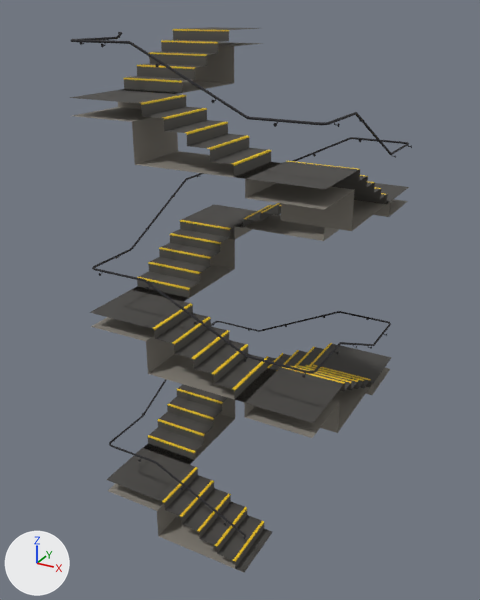
The glTF model assets/models/props/spiral_stair.glb: old version first, new version second.
The view is the same before and after, from a camera (50 mm lens) standing at (-34.67, -3.71, 0.39) and looking at (-40.69, 7.24, -5.08). The lights are fixed; the arrows at lower left show +X, +Y and +Z. The first picture is the older version. Vertices at exactly the same position are counted once.

The first picture shows 'spiral_stair'.
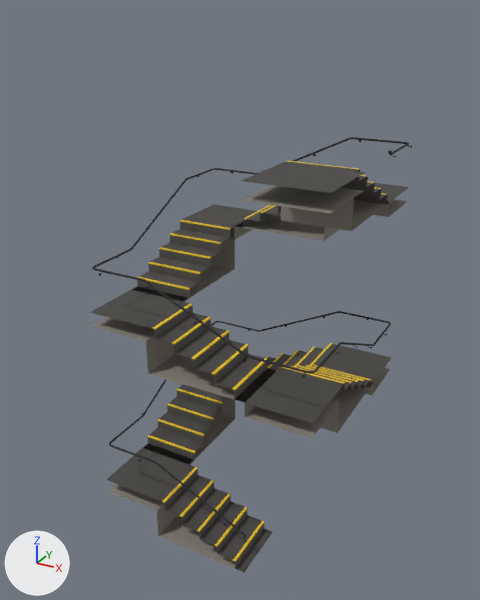
The newer file is also turned or shifted as a whole; pictures and numbers use the older file's frame.

Pixel boxes [x1, y1, x2, y2] of what changed, in the pictures (480 x 600 px):
'spiral_stair', reshaped (20% shorter): before [70, 27, 412, 572]; after [90, 137, 412, 572]
part 1 of me_spiral_stair, deleted: before [70, 27, 381, 198]
part 2 of me_spiral_stair, cut back: before [70, 29, 392, 209]; after [241, 151, 392, 213]

Edits to the bpy script that builds the scene:
```text
Change me_spiral_stair:
    used by ob_spiral_stair; location = (0.0, 0.0, 0.0)
    remove me_spiral_stair.from_pydata(...)  # 3759 vertices, 5854 faces; spans x -42.86..-38.14, y 5.14..9.86, z -10.0..0.0
    add me_spiral_stair.from_pydata(...)  # 2967 vertices, 4616 faces; spans x -42.86..-37.99, y 4.99..9.86, z -10.0..-2.0
    me_spiral_stair part 1: 34 loose pieces with 370 vertices, spanning x -42.86..-38.15, y 5.14..9.86, z -2.3..0.0, are deleted
    me_spiral_stair part 2: 51 vertices moved from x -38.24..-38.14, y 5.14..6.48, z -2.3..-1.08 to x -38.24..-37.99, y 4.99..8.43, z -2.3..-2.0; 437 vertices removed from x -42.85..-38.14, y 5.14..8.55, z -2.3..0.0; 15 vertices added at x -39.46..-37.99, y 4.99..8.41, z -2.3..-2.0
```
